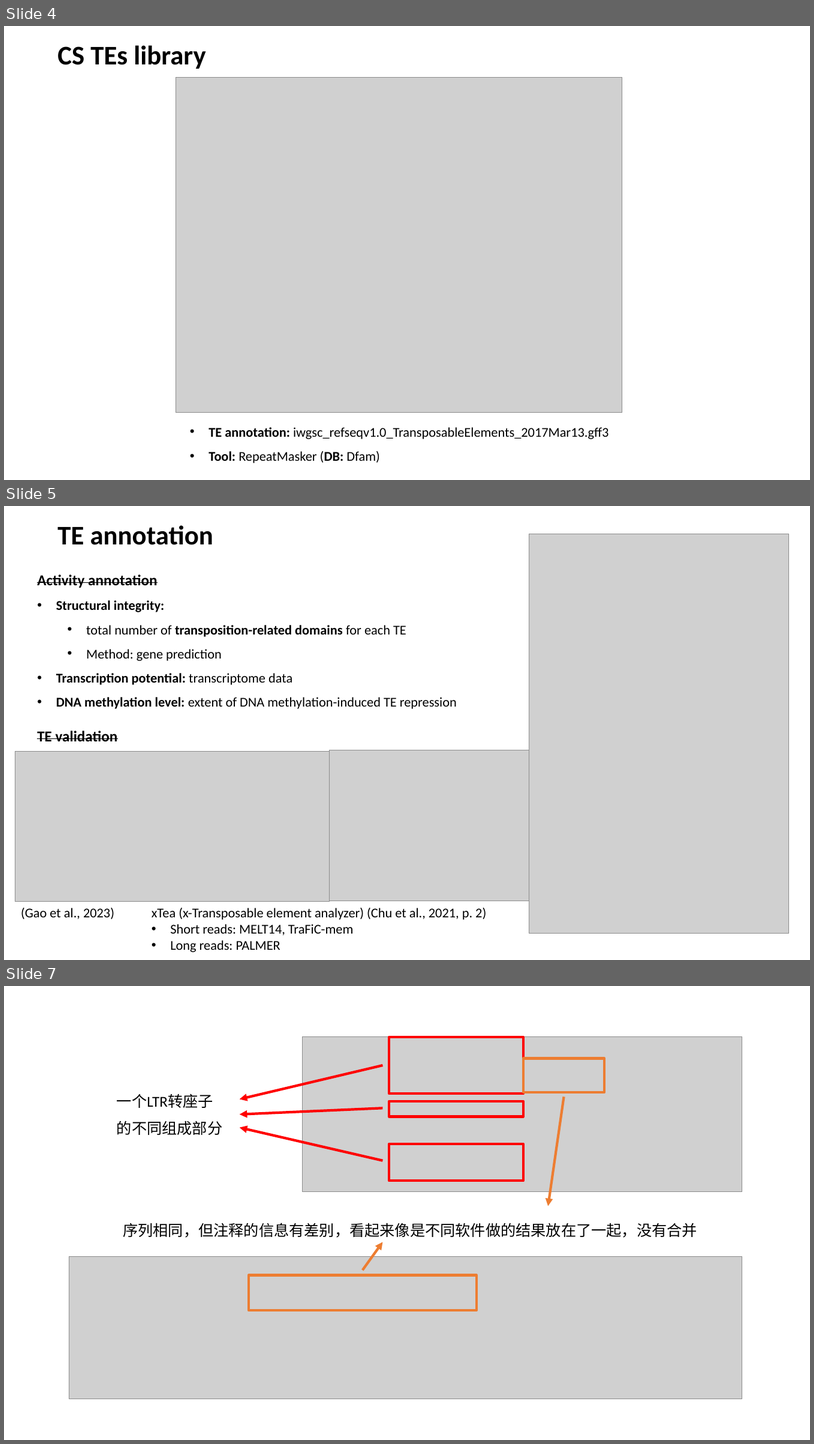
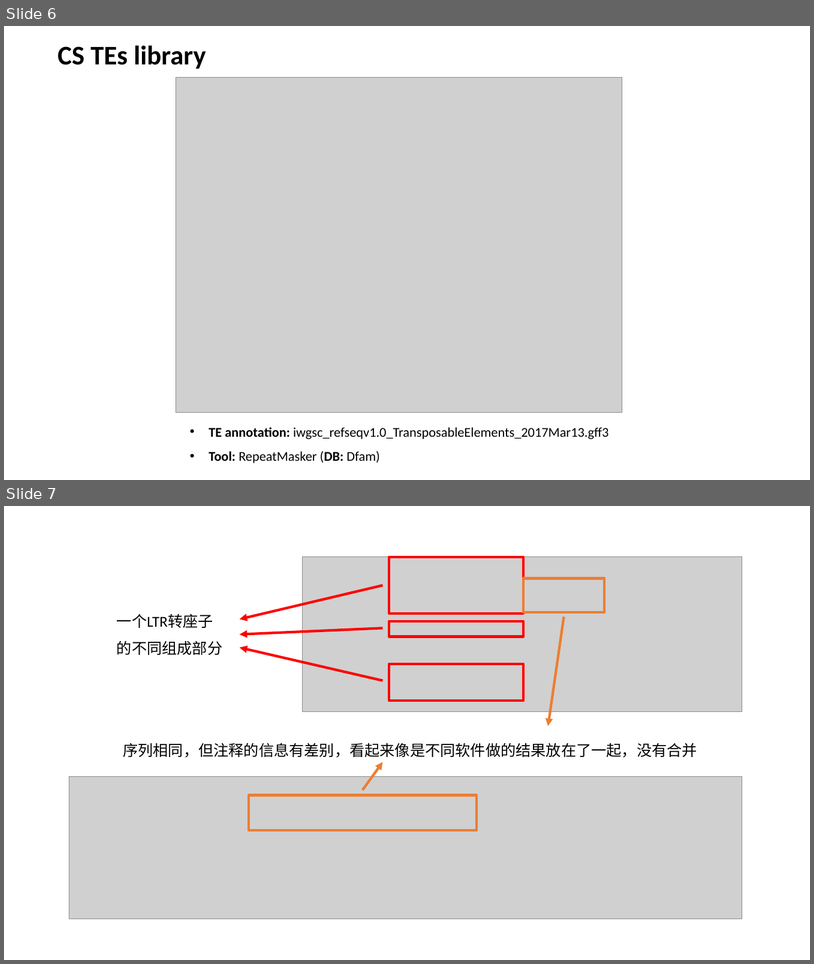
Before and after one commit to SirLearning/GeneticsNotes, a slide deck: undergraduate/Presentation.pptx. Shown one above the other, each under a label of ours: slides 4, 5 and 7 before the commit, slides 6 and 7 after it; the slides between them are not shown. The pictures are 814x1444 and 814x964 pixels, drawn with LibreOffice and Linux fonts; fonts in the diff are those of the drawing; grey boxes stand for pictures. Boxes give left, top, right and bottom in pixels: in the first picture for what was removed or moved away, otherwise in the second. Text is boxed around its words. In the diff, an @@ line names an element or a change of style, - is before the commit and + after.

```diff
--- a/undergraduate/Presentation.pptx
+++ b/undergraduate/Presentation.pptx
@@ slide 5 removed at [4,506,810,960], background #FFFFFF @@
@@ title removed at [57,525,213,545] @@
-TE annotation
@@ picture removed at [530,534,790,933] @@
@@ text removed at [37,574,457,709] @@
-Activity annotation
-• Structural integrity:
-  • total number of transposition-related domains for each TE
-  • Method: gene prediction
-• Transcription potential: transcriptome data
-• DNA methylation level: extent of DNA methylation-induced TE repression
@@ text removed at [37,730,118,741] @@
-TE validation
@@ picture removed at [15,751,329,901] @@
@@ picture removed at [329,750,530,900] @@
@@ text removed at [21,907,114,919] @@
-(Gao et al., 2023)
@@ text removed at [152,907,486,952] @@
-xTea (x-Transposable element analyzer) (Chu et al., 2021, p. 2)
-• Short reads: MELT14, TraFiC-mem
-• Long reads: PALMER
@@ what was slide 4 is now slide 6 @@
```
Also in this commit, not shown: 2 slides changed, 3 slides added, 2 other slides removed, 3 other files.
